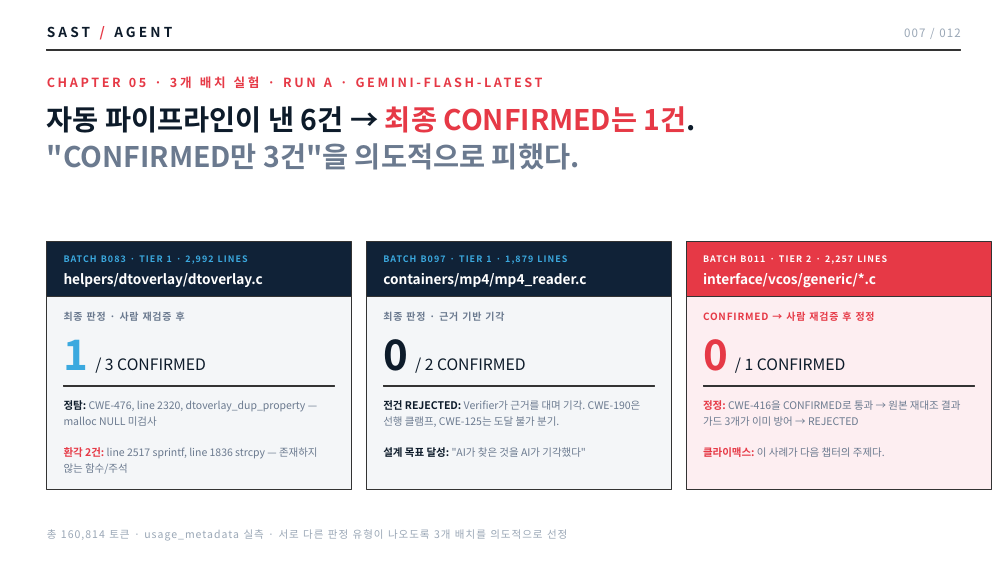
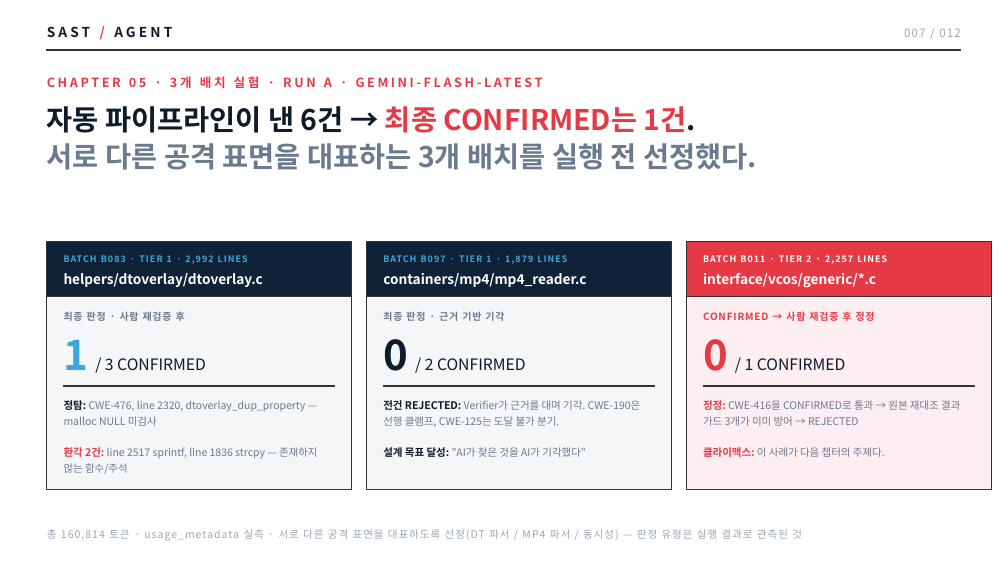
Before and after one commit to secu-zin/SAST_Agent, a slide deck: slide 7 of SAST_Agent_발표.pptx. Drawn at 1008x567 pixels with LibreOffice and Linux fonts; fonts in the diff are those of the drawing. Boxes give left, top, right and bottom in pixels: in the first picture for what was removed or moved away, otherwise in the second. Text is boxed around its words. In the diff, an @@ line names an element or a change of style, - is before the commit and + after.

```diff
--- a/SAST_Agent_발표.pptx
+++ b/SAST_Agent_발표.pptx
@@ text at box(47, 143, 756, 170): text changed @@
-"CONFIRMED만 3건"을 의도적으로 피했다.
+서로 다른 공격 표면을 대표하는 3개 배치를 실행 전 선정했다.
@@ text at box(47, 529, 802, 541): text changed @@
-총 160,814 토큰 · usage_metadata 실측 · 서로 다른 판정 유형이 나오도록 3개 배치를 의도적으로 선정
+총 160,814 토큰 · usage_metadata 실측 · 서로 다른 공격 표면을 대표하도록 선정(DT 파서 / MP4 파서 / 동시성) — 판정 유형은 실행 결과로 관측된 것
```
Also in this commit, not shown: 5 other slides changed, 2 other files.
